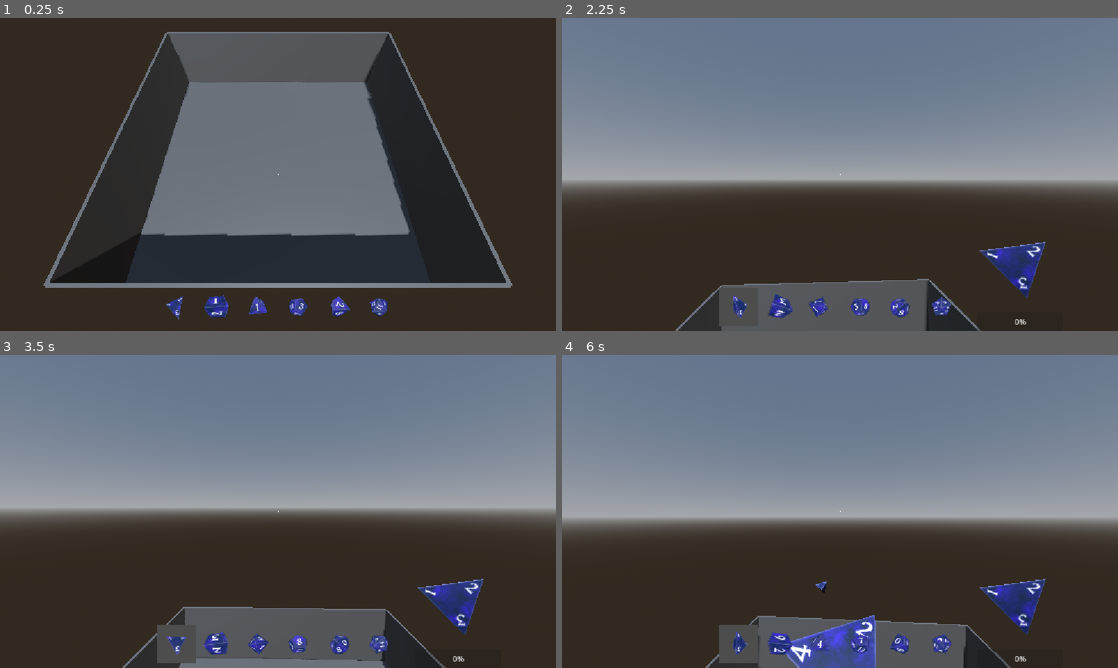
Above: before the commit, frames 1-4 (two rows, left to right).
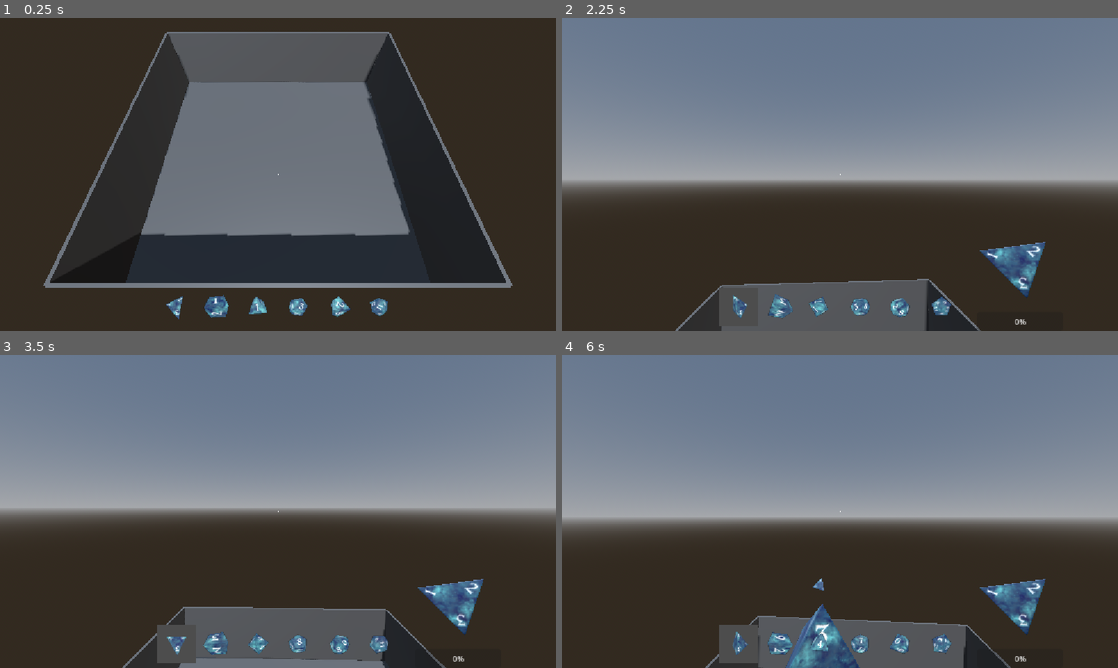
Above: after the commit, the same moments.

Repository: jruigrok/DiceSim
Game: Godot game, scene res://scenes/dice_sim.tscn
The game is run twice, just before and just after one commit, with the same random seed, the same clock (stepped at 60 frames per second) and the same inputs.
Inputs (mouse positions are in pixels of both pictures, inside the frame that each line leads up to):
- Up to frame 1 (0.25 s): no input
- Up to frame 2 (2.25 s): tap Enter at 0.5 s; move the mouse to (867, 174) at 0.52 s; press the mouse at (867, 174) at 0.53 s; move the mouse to (812, 174) at 1.27 s; release the mouse at (812, 174) at 1.28 s; click (812, 174) at 1.35 s; move the mouse to (851, 168) at 2.02 s; press the mouse at (851, 168) at 2.03 s; tap 1 at 2.1 s
- Up to frame 3 (3.5 s): move the mouse to (272, 517) at 2.77 s; release the mouse at (272, 517) at 2.78 s; tap 9 at 2.85 s; click (272, 517) at 3.05 s
- Up to frame 4 (6 s): move the mouse to (878, 514) at 3.52 s; press the mouse at (878, 514) at 3.53 s; move the mouse to (795, 508) at 4.27 s; release the mouse at (795, 508) at 4.28 s; click (795, 508) at 4.35 s; move the mouse to (845, 511) at 5.02 s; press the mouse at (845, 511) at 5.03 s; tap 1 at 5.1 s; move the mouse to (817, 505) at 5.77 s; release the mouse at (817, 505) at 5.78 s; tap 9 at 5.85 s

The runs differ from the first frame. In frame 1, 0.8% of the frame differs, in the area x 30-70%, y 88-97%; in frame 2, 1.6%; in frame 3, 1.6%; in frame 4, 3.5%, in the area x 30-87%, y 71-100%.

Commit message:
Added weighted behaviour

Diff:
--- a/dice_sets/BlueDiceSet.tres
+++ b/dice_sets/BlueDiceSet.tres
@@ -8,6 +8,8 @@
 [ext_resource type="Script" uid="uid://gmu7hvu617rd" path="res://scripts/dice_behaviours/ExplosionBh.gd" id="2_j1oey"]
 [ext_resource type="PackedScene" uid="uid://c25eq0qq1py5q" path="res://assets/BinbunVFX_Vol2/StylizedHitFX/effects/impact/vfx_impact_01.tscn" id="2_udb0h"]
 [ext_resource type="Script" uid="uid://die8svrhe3dvd" path="res://dice_sets/DiceSet.gd" id="3_7sbdw"]
+[ext_resource type="Script" uid="uid://cfays247nwmc1" path="res://scripts/dice_behaviours/RandomVelBh.gd" id="4_udb0h"]
+[ext_resource type="Script" uid="uid://bnoh1oyv4g20o" path="res://scripts/dice_behaviours/WeightedBh.gd" id="5_hvwbr"]
 [ext_resource type="Resource" uid="uid://4uic5wked64k" path="res://dice_data/d_6.tres" id="6_hvwbr"]
 [ext_resource type="Resource" uid="uid://dvca5ylbmeogp" path="res://dice_data/d_8.tres" id="7_6w8cp"]
 [ext_resource type="Resource" uid="uid://btcfum7vepv1i" path="res://dice_data/d_10.tres" id="8_cm0k0"]
@@ -19,9 +21,19 @@
 explosion_effect_sc = ExtResource("2_udb0h")
 metadata/_custom_type_script = "uid://gmu7hvu617rd"
 
+[sub_resource type="Resource" id="Resource_vquxa"]
+script = ExtResource("4_udb0h")
+random_speed = false
+metadata/_custom_type_script = "uid://cfays247nwmc1"
+
+[sub_resource type="Resource" id="Resource_6w8cp"]
+script = ExtResource("5_hvwbr")
+weight = 0.2
+metadata/_custom_type_script = "uid://bnoh1oyv4g20o"
+
 [sub_resource type="Resource" id="Resource_g3y8y"]
 script = ExtResource("2_7sbdw")
-behaviours = Array[ExtResource("1_gh4gk")]([SubResource("Resource_6l7yi")])
+behaviours = Array[ExtResource("1_gh4gk")]([SubResource("Resource_6l7yi"), SubResource("Resource_vquxa"), SubResource("Resource_6w8cp")])
 material = ExtResource("2_7keju")
 metadata/_custom_type_script = "uid://uvh8aq7b0n8d"
 
--- a/dice_sets/RecursiveDiceSet.tres
+++ b/dice_sets/RecursiveDiceSet.tres
@@ -10,7 +10,9 @@
 [ext_resource type="Script" uid="uid://cfays247nwmc1" path="res://scripts/dice_behaviours/RandomVelBh.gd" id="3_jcm7g"]
 [ext_resource type="Resource" uid="uid://cb2aisnsrmfxc" path="res://dice_data/d_4.tres" id="4_jr3dd"]
 [ext_resource type="Resource" uid="uid://dvca5ylbmeogp" path="res://dice_data/d_8.tres" id="5_6bvi1"]
+[ext_resource type="Script" uid="uid://gmu7hvu617rd" path="res://scripts/dice_behaviours/ExplosionBh.gd" id="6_efe50"]
 [ext_resource type="Resource" uid="uid://bxr7wtem3qov1" path="res://dice_data/d_12.tres" id="6_jcm7g"]
+[ext_resource type="PackedScene" uid="uid://c25eq0qq1py5q" path="res://assets/BinbunVFX_Vol2/StylizedHitFX/effects/impact/vfx_impact_01.tscn" id="6_josvx"]
 [ext_resource type="Resource" uid="uid://btcfum7vepv1i" path="res://dice_data/d_10.tres" id="7_efe50"]
 [ext_resource type="Resource" uid="uid://cw2dsbhvho3ng" path="res://dice_data/d_20.tres" id="8_josvx"]
 [ext_resource type="Resource" uid="uid://4uic5wked64k" path="res://dice_data/d_6.tres" id="9_5blk3"]
@@ -31,9 +33,19 @@
 sub_dice_col_layer = 4
 metadata/_custom_type_script = "uid://c2iuj0kkb2g4a"
 
+[sub_resource type="Resource" id="Resource_josvx"]
+script = ExtResource("3_jcm7g")
+random_speed = false
+metadata/_custom_type_script = "uid://cfays247nwmc1"
+
+[sub_resource type="Resource" id="Resource_5ghwb"]
+script = ExtResource("6_efe50")
+explosion_effect_sc = ExtResource("6_josvx")
+metadata/_custom_type_script = "uid://gmu7hvu617rd"
+
 [sub_resource type="Resource" id="Resource_g3y8y"]
 script = ExtResource("2_tbu3x")
-behaviours = Array[ExtResource("1_tbu3x")]([SubResource("Resource_tbu3x")])
+behaviours = Array[ExtResource("1_tbu3x")]([SubResource("Resource_tbu3x"), SubResource("Resource_josvx"), SubResource("Resource_5ghwb")])
 material = ExtResource("2_jr3dd")
 metadata/_custom_type_script = "uid://uvh8aq7b0n8d"
 
--- a/scenes/dice.tscn
+++ b/scenes/dice.tscn
@@ -8,7 +8,9 @@
 
 [node name="Dice" type="RigidBody3D" unique_id=1974526011]
 collision_layer = 2
+collision_mask = 3
 physics_material_override = SubResource("PhysicsMaterial_psaxu")
+center_of_mass_mode = 1
 script = ExtResource("1_ju2fo")
 
 [node name="CollisionShape3D" type="CollisionShape3D" parent="." unique_id=1339893365]
--- a/scenes/dice_sim.tscn
+++ b/scenes/dice_sim.tscn
@@ -4,7 +4,7 @@
 [ext_resource type="Script" uid="uid://b8x7qxfrvqqmi" path="res://scripts/dice_roller.gd" id="2_vquxa"]
 [ext_resource type="PackedScene" uid="uid://c0xec5bo1xe4r" path="res://scenes/arena.tscn" id="3_5ghwb"]
 [ext_resource type="PackedScene" uid="uid://b8mqbc133g0uo" path="res://scenes/dice_selector.tscn" id="4_hjywd"]
-[ext_resource type="Resource" uid="uid://43wh6uliyq0k" path="res://dice_sets/RecursiveDiceSet.tres" id="4_vquxa"]
+[ext_resource type="Resource" uid="uid://cwjjsp5hi1jyi" path="res://dice_sets/BlueDiceSet.tres" id="4_vquxa"]
 
 [sub_resource type="ProceduralSkyMaterial" id="ProceduralSkyMaterial_hjywd"]
 
--- a/scripts/dice_behaviours/RandomVelBh.gd
+++ b/scripts/dice_behaviours/RandomVelBh.gd
@@ -1,14 +1,26 @@
 extends DiceBehaviour
 class_name RandomVelBh
 
+@export var random_speed := true
 @export var min_speed := 10.0
 @export var max_speed := 20.0
+@export var random_angular_speed := true
+@export var min_angular_speed := 10.0
+@export var max_angular_speed := 20.0
 
 func on_throw(dice: Dice) -> void:
-	var direction := Vector3(
-		randfn(0.0, 1.0),
-		randfn(0.0, 1.0),
-		randfn(0.0, 1.0)).normalized()
+	if random_speed:
+		var vel_direction := Vector3(
+			randfn(0.0, 1.0),
+			randfn(0.0, 1.0),
+			randfn(0.0, 1.0)).normalized()
+		var speed: float = randf_range(min_speed, max_speed)
+		dice.linear_velocity = vel_direction * speed
 
-	var speed: float = randf_range(min_speed, max_speed)
-	dice.linear_velocity = direction * speed
+	if random_angular_speed:
+		var avel_direction := Vector3(
+			randfn(0.0, 1.0),
+			randfn(0.0, 1.0),
+			randfn(0.0, 1.0)).normalized()
+		var angular_speed: float = randf_range(min_angular_speed, max_angular_speed)
+		dice.angular_velocity = avel_direction * angular_speed
--- /dev/null
+++ b/scripts/dice_behaviours/WeightedBh.gd
@@ -0,0 +1,18 @@
+extends DiceBehaviour
+class_name WeightedBh
+
+@export var default_weighted_face: int = 1
+@export var weight: float = 0.1
+@export var weighted_face_override: Dictionary[String, int] = {}
+
+func on_throw(dice: Dice) -> void:
+	var dice_data: DiceData = dice.dice_data
+	var weighted_face: int = weighted_face_override.get(dice_data.name, default_weighted_face)
+
+	for face: FaceData in dice.dice_data.faces:
+		if (face.value == weighted_face):
+			dice.center_of_mass = weight * face.normal
+			print("COM set to:", dice.center_of_mass)
+			return
+
+	push_error("Face not found in dice: " + str(weighted_face))
--- a/scripts/dice_roller.gd
+++ b/scripts/dice_roller.gd
@@ -42,11 +42,6 @@
 	dice.dice_data = cur_dice_data
 	dice.set_data = cur_set_data
 	dice.linear_velocity = direction * speed
-	dice.angular_velocity = Vector3(
-		randf_range(-10, 10),
-		randf_range(-10, 10),
-		randf_range(-10, 10)
-	)
 	get_tree().current_scene.add_child(dice)
 	dice.position = get_parent().global_position + (Vector3.DOWN * 3)
 	dice_selector.power_bar.value = 0
Not shown, added: scripts/dice_behaviours/WeightedBh.gd.uid
